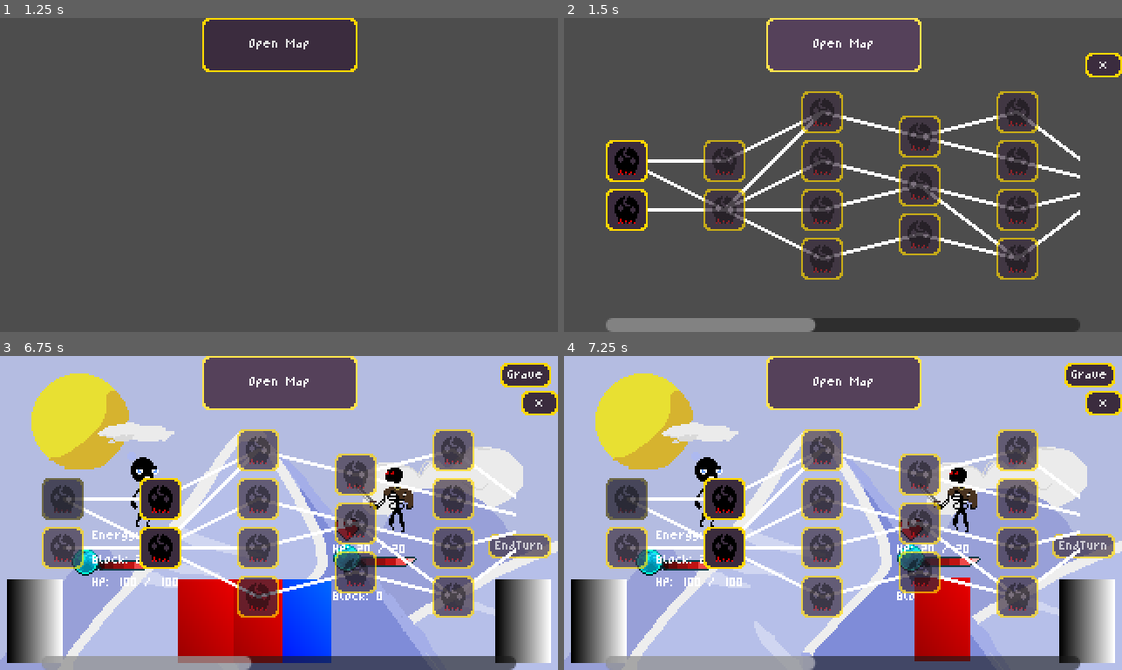
Above: before the commit, frames 1-4 (two rows, left to right).
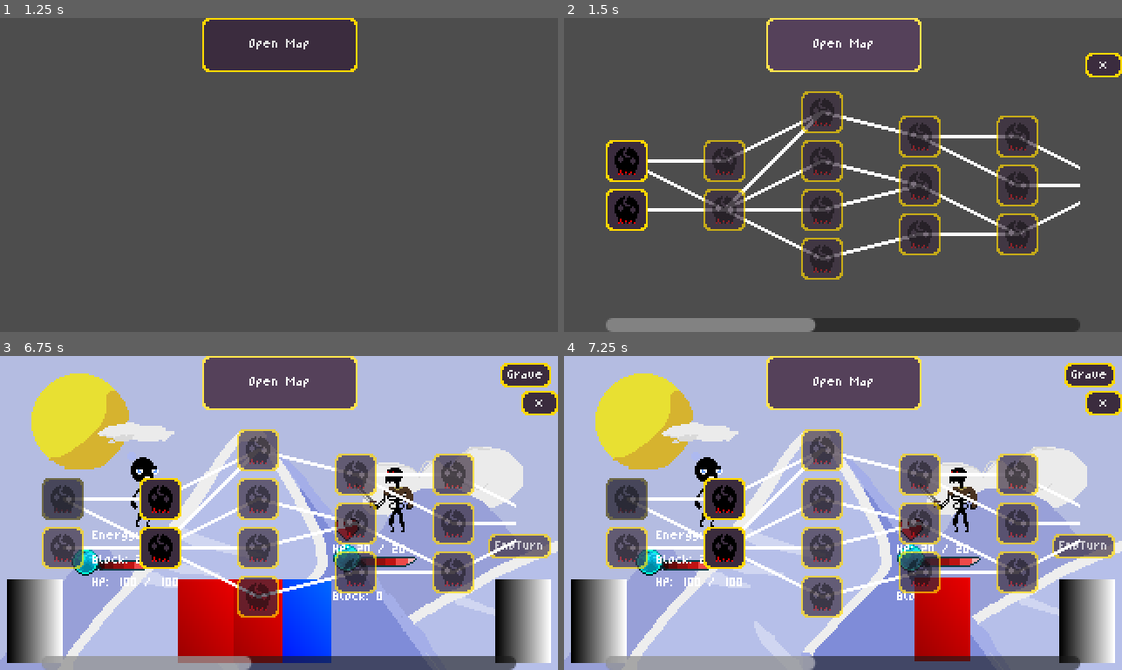
Above: after the commit, the same moments.

Repository: Morph1s/Psychopompos
Game: Godot game, scene res://scenes/main.tscn
The game is run twice, just before and just after one commit, with the same random seed, the same clock (stepped at 60 frames per second) and the same inputs.
Inputs (mouse positions are in pixels of both pictures, inside the frame that each line leads up to):
- Up to frame 1 (1.25 s): click "START RUN" at 0.5 s
- Up to frame 2 (1.5 s): click "Open Map" at 1.25 s
- Up to frame 3 (6.75 s): click "x" at 2 s; click "Open Map" at 2.75 s; click (61, 500) at 3.52 s; click "Grave" at 4.25 s; click "Grave" at 5 s; click "EndTurn" at 5.75 s; click "Open Map" at 6.5 s
- Up to frame 4 (7.25 s): no input

Frame 1 is identical in both runs. In frame 2, 4.4% of the frame differs, in the area x 63-93%, y 23-84%; in frame 3, 4.9%; in frame 4, 4.9%.

Commit message:
refactor: minor fixes
removed code that does nothing, made map layers easily changeable, etc.

Diff:
--- a/scenes/map/map.tscn
+++ b/scenes/map/map.tscn
@@ -1,5 +1,6 @@
-[gd_scene load_steps=3 format=3 uid="uid://dhrw1q2m7p5fa"]
+[gd_scene load_steps=4 format=3 uid="uid://dhrw1q2m7p5fa"]
 
+[ext_resource type="Theme" uid="uid://gu54ssij03su" path="res://resources/theme/main_theme.tres" id="1_a2pkv"]
 [ext_resource type="Script" uid="uid://cf0ptkb7xnhj" path="res://scripts/map/map.gd" id="1_sxf4j"]
 [ext_resource type="Script" uid="uid://cd6mpm7b2dnb" path="res://scripts/map/map_connection_drawer.gd" id="2_tqkkf"]
 
@@ -11,6 +12,7 @@
 anchor_bottom = 1.0
 grow_horizontal = 2
 grow_vertical = 2
+theme = ExtResource("1_a2pkv")
 script = ExtResource("1_sxf4j")
 
 [node name="TopMargin" type="MarginContainer" parent="."]
@@ -37,7 +39,7 @@
 layout_mode = 2
 mouse_filter = 0
 
-[node name="HBoxContainer" type="HBoxContainer" parent="TopMargin/MapIconsMargin/MapScrollContainer"]
+[node name="MapLayerContainer" type="HBoxContainer" parent="TopMargin/MapIconsMargin/MapScrollContainer"]
 layout_mode = 2
 size_flags_vertical = 3
 mouse_filter = 2
@@ -53,3 +55,5 @@
 [node name="MapBackground" type="TextureRect" parent="TopMargin"]
 layout_mode = 2
 mouse_filter = 2
+
+[connection signal="pressed" from="TopMargin/ExitButton" to="." method="_on_exit_button_pressed"]
--- a/scenes/ui/run.tscn
+++ b/scenes/ui/run.tscn
@@ -38,7 +38,6 @@
 
 [node name="Map" parent="UILayer" instance=ExtResource("3_6ock1")]
 visible = false
-theme = ExtResource("4_5kaao")
 
 [node name="EncounterHandler" type="Node2D" parent="."]
 script = ExtResource("2_6ock1")
--- a/scripts/map/map.gd
+++ b/scripts/map/map.gd
@@ -5,7 +5,7 @@
 signal close_map
 
 @onready var exit_button = $TopMargin/ExitButton
-@onready var hbox = $TopMargin/MapIconsMargin/MapScrollContainer/HBoxContainer
+@onready var hbox = $TopMargin/MapIconsMargin/MapScrollContainer/MapLayerContainer
 @onready var connection_drawer: MapConnectionDrawer = $TopMargin/MapIconsMargin/MapConnectionDrawer
 
 var encounter_icons: Array[Texture] = [
@@ -16,10 +16,6 @@
 ]
 var encounter_to_button: Dictionary = {}
 var current_encounter: Encounter
-
-func _ready() -> void:
-	# Connect signals to buttons
-	exit_button.pressed.connect(_on_exit_button_pressed)
 
 func _process(delta: float) -> void:
 	# update the connection lines on the map
@@ -80,6 +76,5 @@
 	update_layer_states()
 
 func _on_exit_button_pressed():
-	print("exit button pressed")
 	hide()
 	close_map.emit()
--- a/scripts/map/map_connection_drawer.gd
+++ b/scripts/map/map_connection_drawer.gd
@@ -24,10 +24,6 @@
 		var button_from = conn["from"]
 		var button_to = conn["to"]
 
-		# don't draw the line when both associated buttons are not visible
-		if not button_from.visible and not button_to.visible:
-			return
-
 		# calculate the starting and end points of the line
 		var pos_from = button_from.get_global_position() + (button_from.size * 0.5) - self.get_global_position()
 		var pos_to = button_to.get_global_position() + (button_to.size * 0.5) - self.get_global_position()
--- a/scripts/map/map_generator.gd
+++ b/scripts/map/map_generator.gd
@@ -3,7 +3,9 @@
 
 const MAX_NUM_ENCOUNTERS_PER_LAYER = 5
 const MIN_NUM_ENCOUNTERS_PER_LAYER = 2
-const NUM_WELD_ITERATIONS = 25
+const NUM_LAYERS_BEFORE_MINI_BOSS = 4    # excluding starting layer
+const NUM_LAYERS_AFTER_MINI_BOSS = 5
+const NUM_WELD_ITERATIONS = (NUM_LAYERS_BEFORE_MINI_BOSS + NUM_LAYERS_AFTER_MINI_BOSS + 1) * 3
 
 func generate_map() -> Array[MapLayer]:
 	var map_layers: Array[MapLayer] = []
@@ -15,7 +17,7 @@
 	map_layers.append(start_layer)
 
 	# first half of normal layers
-	for layer in range(4):
+	for layer in NUM_LAYERS_BEFORE_MINI_BOSS:
 		var map_layer = MapLayer.new()
 		map_layer.type = MapLayer.MapLayerType.NORMAL
 		_initial_fill_layer(map_layer)
@@ -32,7 +34,7 @@
 	map_layers.append(mini_boss_layer)
 
 	# second half of normal layers
-	for layer in range(5):
+	for layer in NUM_LAYERS_AFTER_MINI_BOSS:
 		var map_layer = MapLayer.new()
 		map_layer.type = MapLayer.MapLayerType.NORMAL
 		_initial_fill_layer(map_layer)
@@ -57,7 +59,7 @@
 	return map_layers
 
 func _initial_fill_layer(layer: MapLayer):
-	for i in range(MAX_NUM_ENCOUNTERS_PER_LAYER):
+	for i in MAX_NUM_ENCOUNTERS_PER_LAYER:
 		var encounter: Encounter = Encounter.new()
 		layer.encounters.append(encounter)
 
@@ -73,8 +75,8 @@
 		# if the following layer is the mini boss or boss layer, connect every encounter to the mini boss or boss encounter
 		# if this layer is the mini boss layer, also connect it to all encounters of the following layer
 		if ((next_layer.type == MapLayer.MapLayerType.MINI_BOSS)
-			or (next_layer.type == MapLayer.MapLayerType.BOSS)
-			or (layer.type == MapLayer.MapLayerType.MINI_BOSS)):
+		or (next_layer.type == MapLayer.MapLayerType.BOSS)
+		or (layer.type == MapLayer.MapLayerType.MINI_BOSS)):
 			for encounter: Encounter in layer.encounters:
 				encounter.connections_to = next_layer.encounters
 			continue
